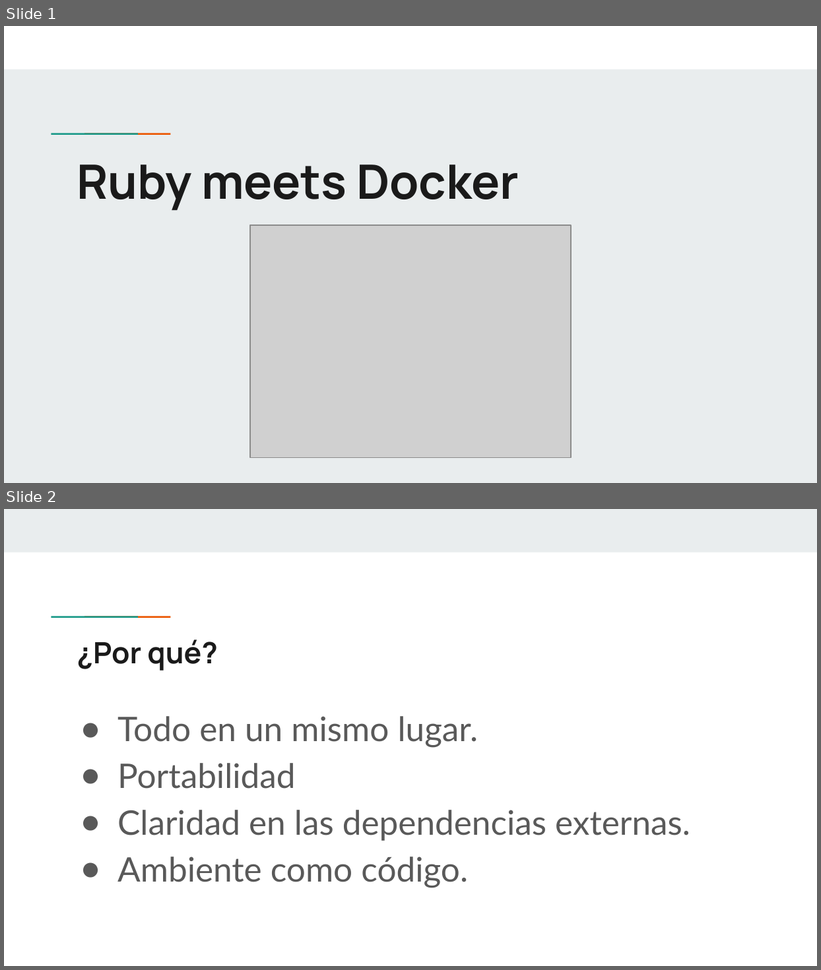
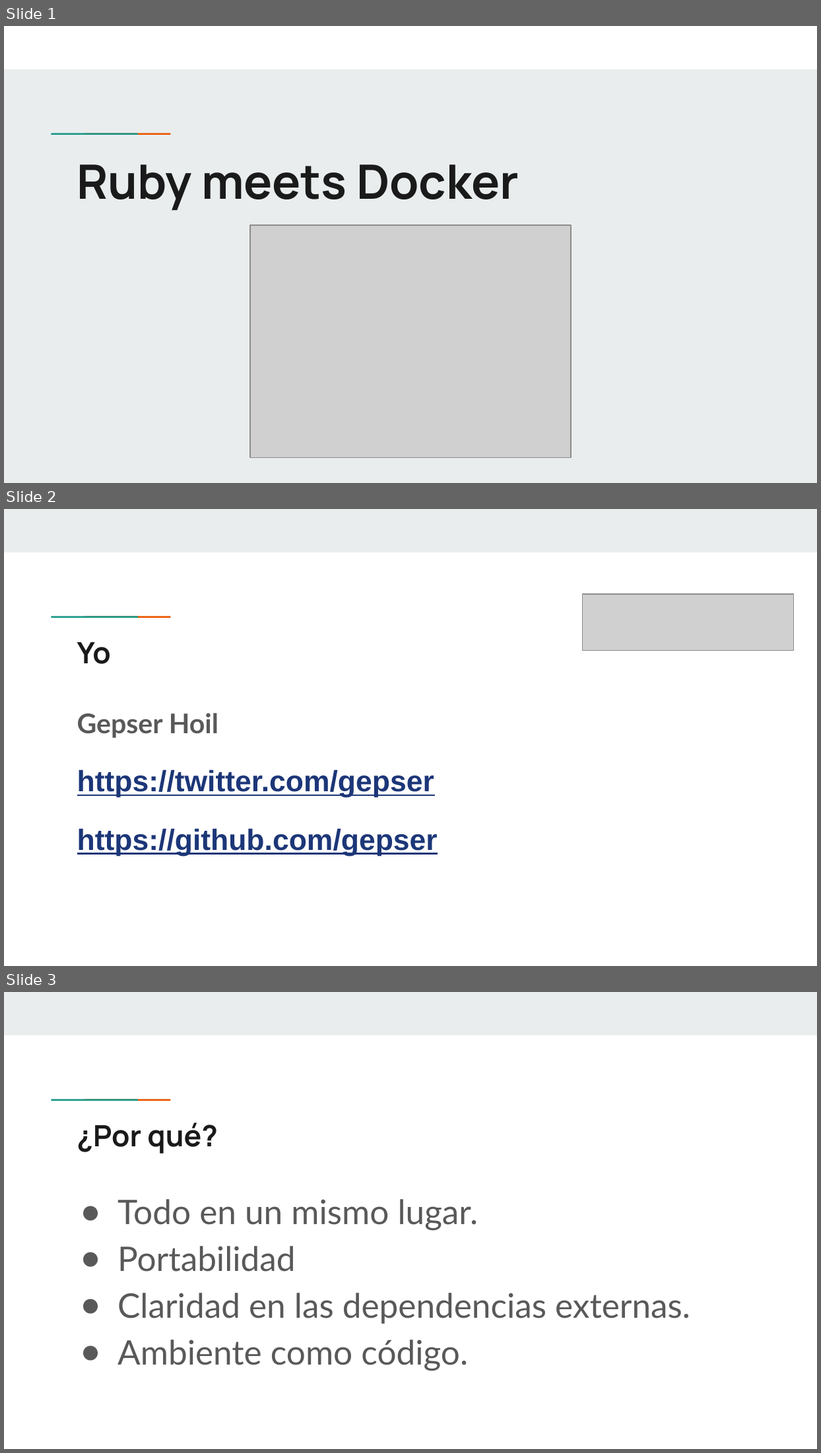
Before and after one commit to gepser/talks, a slide deck: Ruby meets Docker.pptx. Shown one above the other, each under a label of ours: slides 1 and 2 before the commit, slides 1, 2 and 3 after it. The pictures are 821x970 and 821x1453 pixels, drawn with LibreOffice and Linux fonts; fonts in the diff are those of the drawing; grey boxes stand for pictures. Boxes give left, top, right and bottom in pixels: in the first picture for what was removed or moved away, otherwise in the second. Text is boxed around its words. In the diff, an @@ line names an element or a change of style, - is before the commit and + after.

```diff
--- a/Ruby meets Docker.pptx
+++ b/Ruby meets Docker.pptx
@@ slide 2 added at bbox=[4, 509, 817, 966], background #FFFFFF; not listed: 3 template elements that a slide beside it also shows @@
@@ picture added at bbox=[582, 594, 793, 650] @@
@@ title added at bbox=[77, 642, 111, 664], 26 pt, text #1A1A1A, bold @@
+Yo
@@ text added at bbox=[77, 713, 438, 856], 26 pt, text #1C3678, bold, underline @@
+Gepser Hoil
+https://twitter.com/gepser
+https://github.com/gepser
@@ what was slide 2 is now slide 3 @@
```
